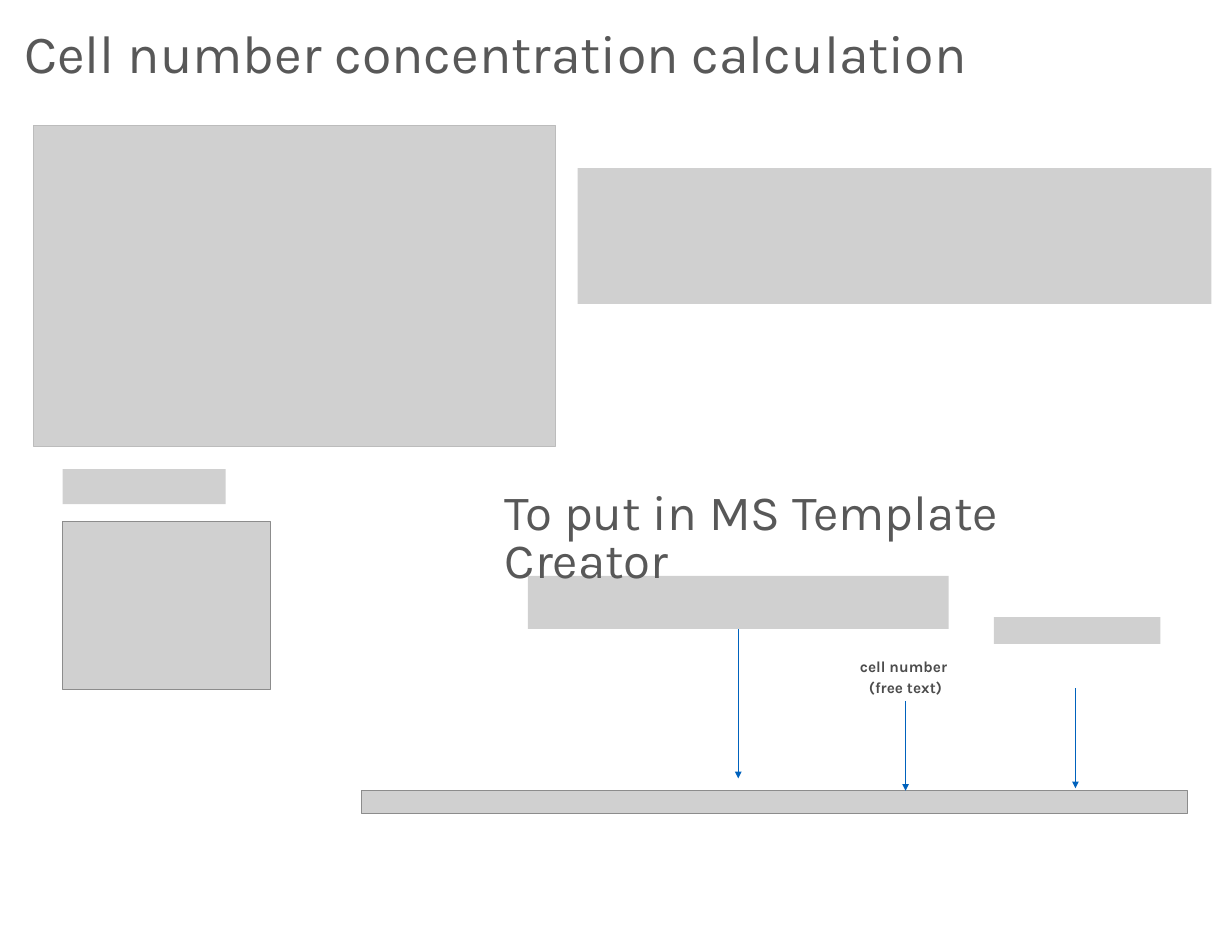
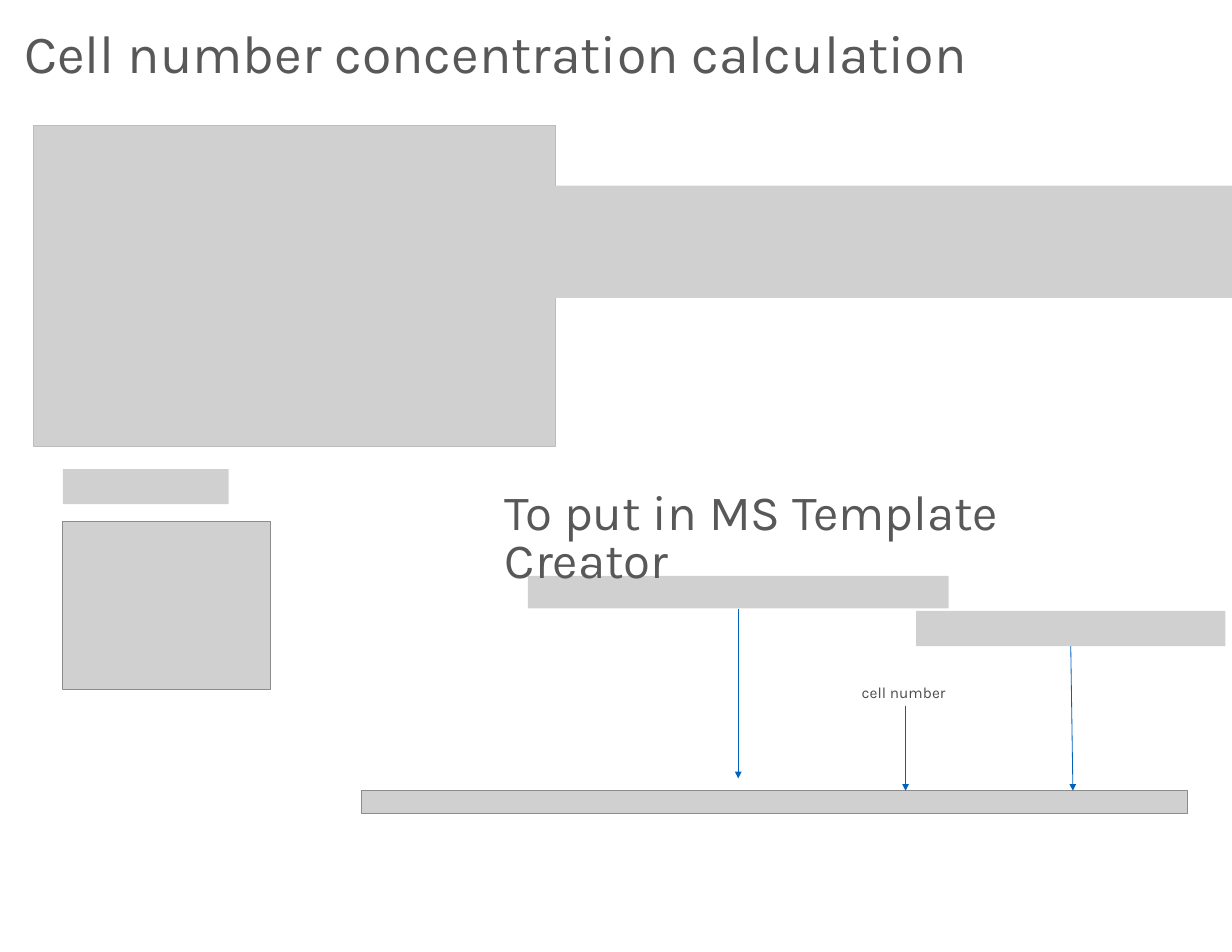
Before and after one commit to SLINGhub/MSOrganiser, a slide deck: slide 6 of docs/MSOrganiser_Summary.pptx (slide 9 before the commit). Drawn at 1232x952 pixels with LibreOffice and Linux fonts; fonts in the diff are those of the drawing; grey boxes stand for pictures. Boxes give left, top, right and bottom in pixels: in the first picture for what was removed or moved away, otherwise in the second. Text is boxed around its words. In the diff, an @@ line names an element or a change of style, - is before the commit and + after.

```diff
--- a/docs/MSOrganiser_Summary.pptx
+++ b/docs/MSOrganiser_Summary.pptx
@@ picture: place and size @@
-picture at [577,168,1211,304]
+picture at [528,185,1232,298]
@@ picture: place and size @@
-picture at [528,576,949,629]
+picture at [528,576,949,608]
@@ arrow moved from (739, 629) - (739, 778) to (739, 609) - (739, 778) @@
@@ picture: place and size @@
-picture at [994,617,1160,643]
+picture at [916,611,1226,647]
@@ arrow moved from (1076, 688) - (1076, 789) to (1071, 646) - (1073, 791) @@
@@ text "cell number": place and size @@
-text "cell number" at [860,661,947,695]
+text "cell number" at [862,687,946,698]
@@ text "cell number" at [862,687,946,698]: bold off @@
@@ text at [869,681,942,695]: paragraph removed @@
-(free text)
```
Also in this commit, not shown: 7 other slides changed, 1 slide added, 1 other file.
